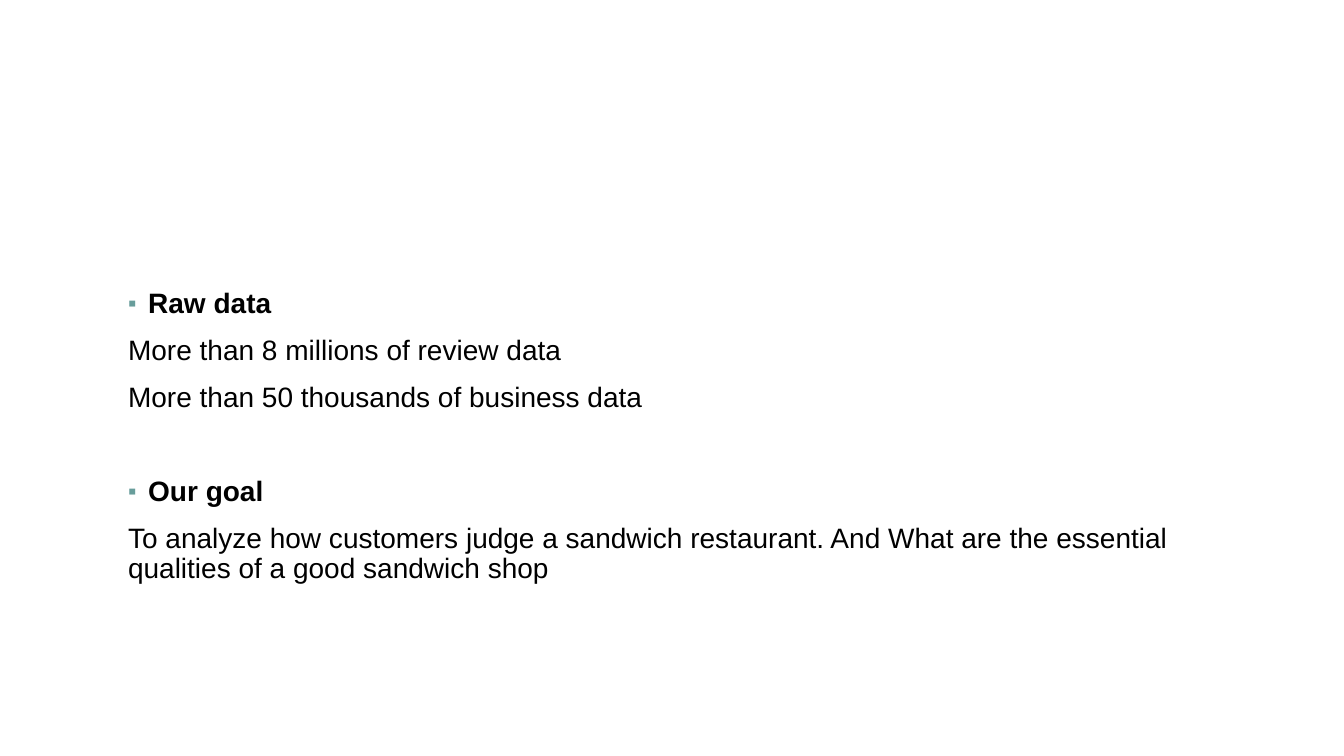
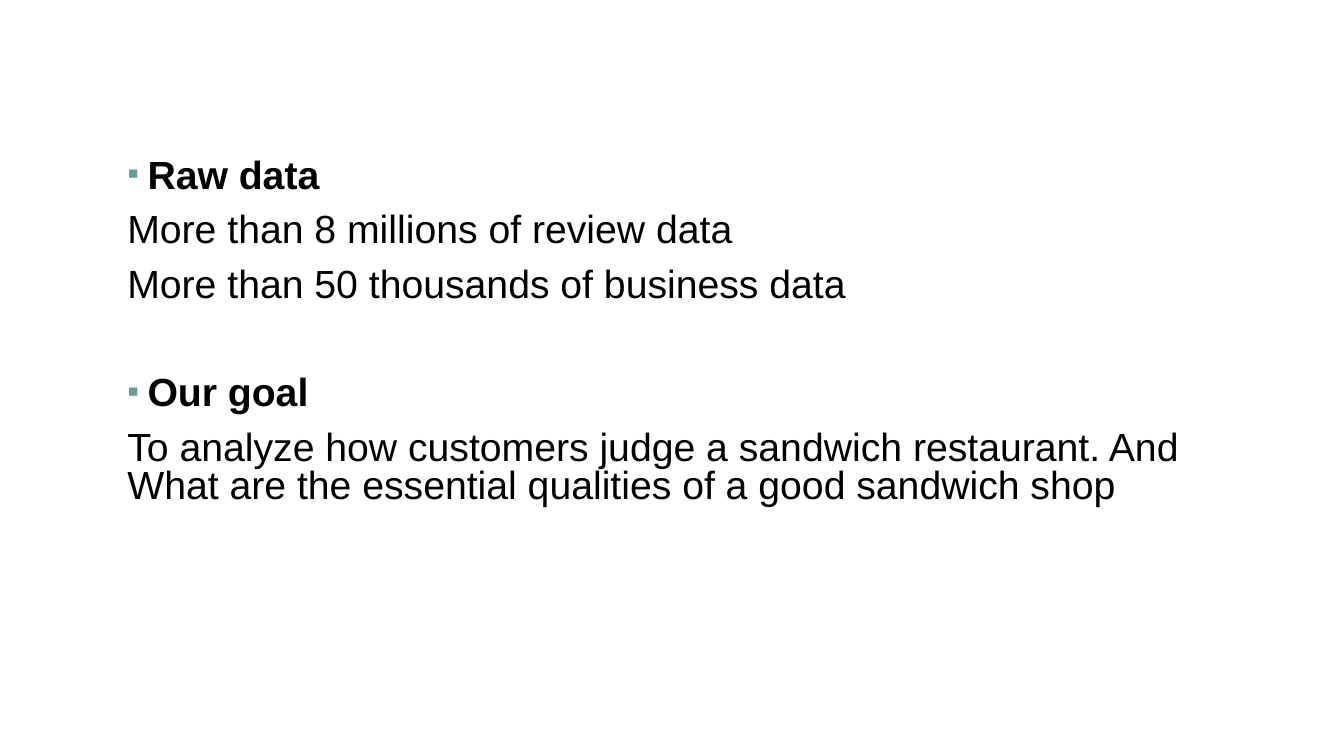
Before and after one commit to oxu2/YelpDataAnalysis, a slide deck: slide 2 of presentationYelpAnalysis.pptx. Drawn at 1344x756 pixels with LibreOffice and Linux fonts; fonts in the diff are those of the drawing; background and template pictures are left out. Boxes give left, top, right and bottom in pixels: in the first picture for what was removed or moved away, otherwise in the second. Text is boxed around its words. In the diff, an @@ line names an element or a change of style, - is before the commit and + after.

```diff
--- a/presentationYelpAnalysis.pptx
+++ b/presentationYelpAnalysis.pptx
@@ text "Raw data": place and size @@
-text "Raw data" at bbox=[128, 292, 1167, 584]
+text "Raw data" at bbox=[127, 160, 1179, 507]
@@ text "Raw data" at bbox=[127, 160, 1179, 507]: size 20 to 28 pt; line spacing 0.9 to 0.8 @@
```
Also in this commit, not shown: 4 other slides changed, 3 slides added, 1 other file.
